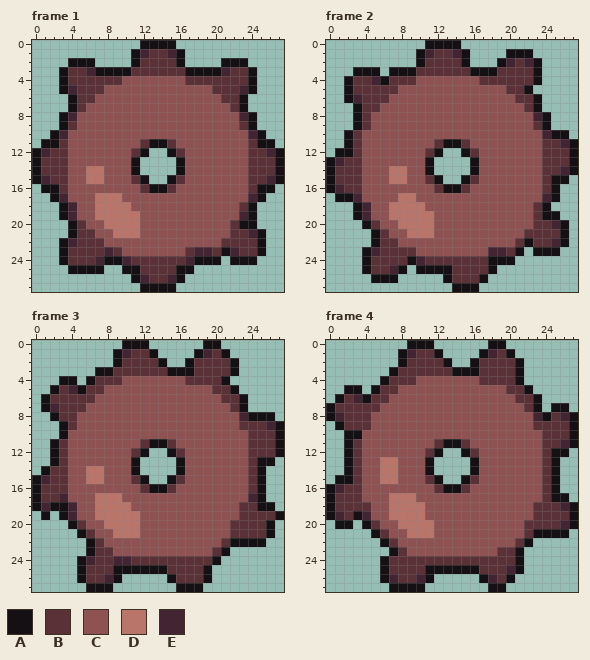
A animated GIF sprite gets an edit: Art/Assets/gear.gif. Above, as it was before the edit.
The file is 28x28 pixels, 6 frames. Shown: frame 1, frame 2, frame 3, frame 4. The commit also changed other frames, which this record leaves out.
Palette (. is transparent): A #141013  B #5b3138  C #8e5252  D #ba756a  E #422433
After the commit:
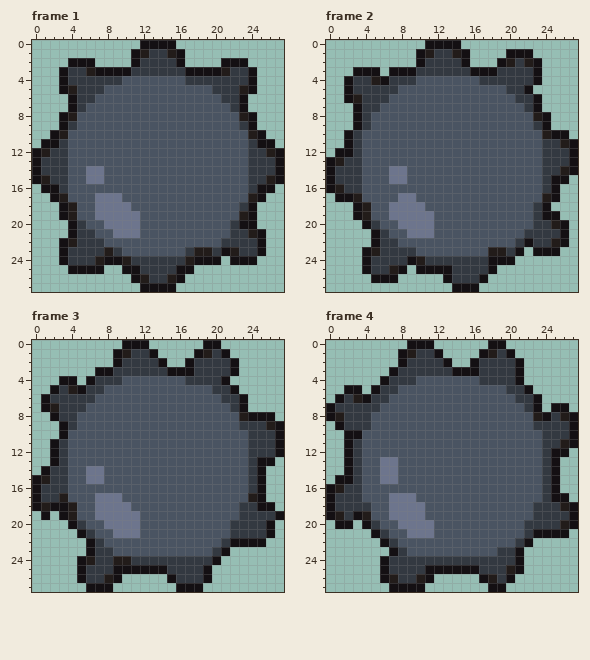
The edit:
Colour B changes from #5b3138 to #333941.
Colour C changes from #8e5252 to #4a5462.
Colour D changes from #ba756a to #6d758d.
Colour E changes from #422433 to #221c1a.
Frame 1:
The edit adds colour C in row 12 at x 13 to 14; in rows 13 to 14 at x 12 to 15; in row 15 at x 13 to 14.
Colour A gives way to colour C in row 11 at x 13 to 14; in row 12 at x 12 and 15; in rows 13 to 14 at x 11 and 16; in row 15 at x 12 and 15; in row 16 at x 13 to 14.
Colour B gives way to colour C in row 11 at x 12 and 15; in row 12 at x 11 and 16; in row 15 at x 11 and 16; in row 16 at x 12 and 15.
Frame 2: the same change as frame 1
Frame 3: the same change as frame 1
Frame 4: the same change as frame 1
